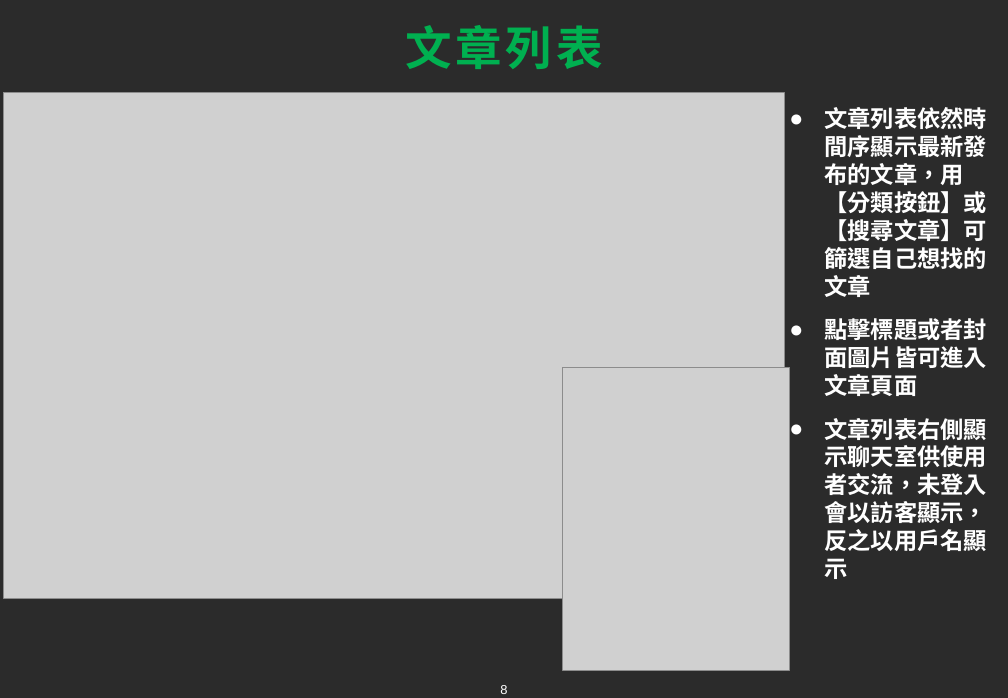
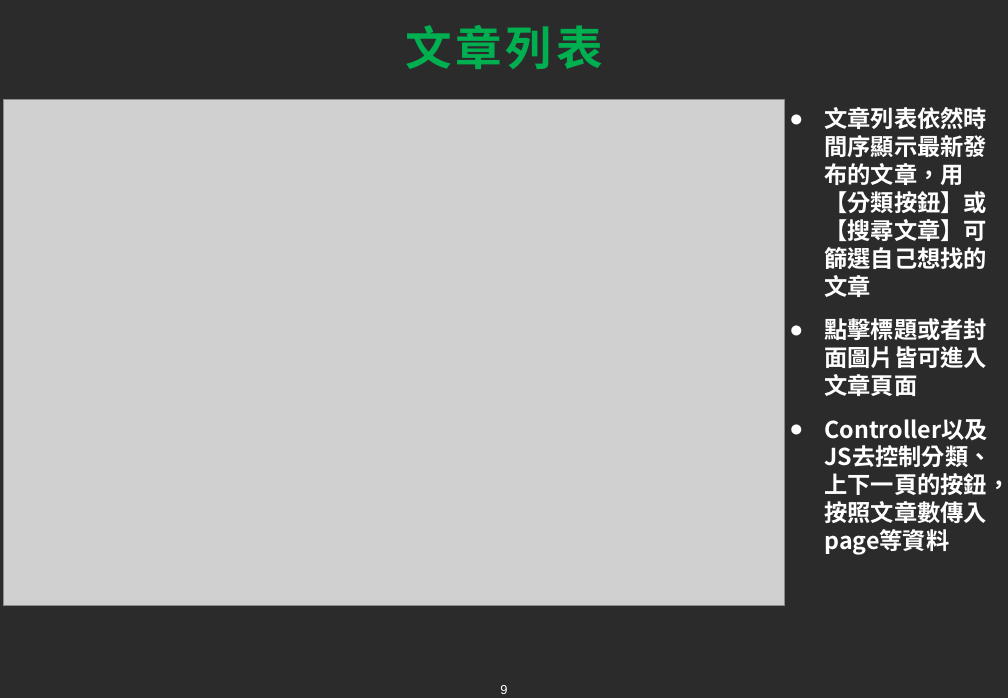
Before and after one commit to tim93009/FinalProject_GameForum, a slide deck: slide 9 of docs/ppt/Liao.pptx (slide 8 before the commit). Drawn at 1008x698 pixels with LibreOffice and Linux fonts; fonts in the diff are those of the drawing; grey boxes stand for pictures; background and template pictures are left out; a plain dark background stands for a picture behind light text. Boxes give left, top, right and bottom in pixels: in the first picture for what was removed or moved away, otherwise in the second. Text is boxed around its words. In the diff, an @@ line names an element or a change of style, - is before the commit and + after.

Commit message:
PPT update

```diff
--- a/docs/ppt/Liao.pptx
+++ b/docs/ppt/Liao.pptx
@@ picture: place and size @@
-picture at bbox=[4, 92, 785, 598]
+picture at bbox=[4, 100, 785, 605]
@@ picture removed at bbox=[563, 368, 790, 670] @@
@@ text at bbox=[824, 445, 1008, 555]: text changed @@
-● 文章列表右側顯示聊天室供使用者交流，未登入會以訪客顯示，反之以用戶名顯示
+● Controller以及JS去控制分類、上下一頁的按鈕，按照文章數傳入page等資料
@@ page number at bbox=[500, 685, 507, 694]: text changed @@
-8
+9
```
Also in this commit, not shown: 3 other slides changed, 2 slides added.
